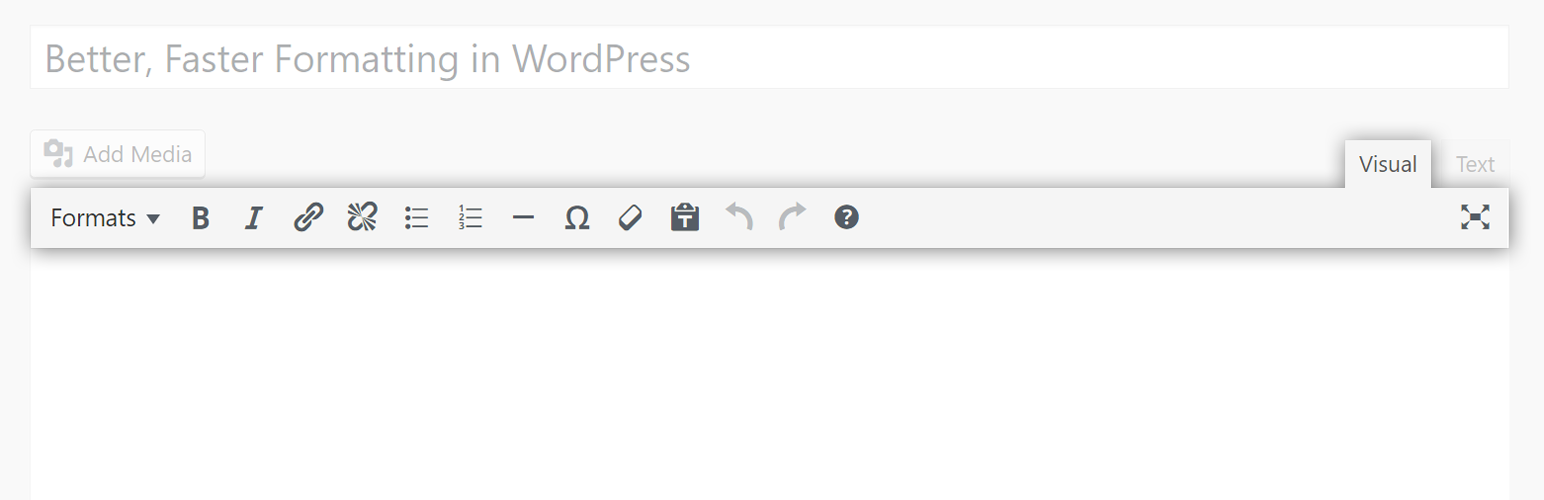
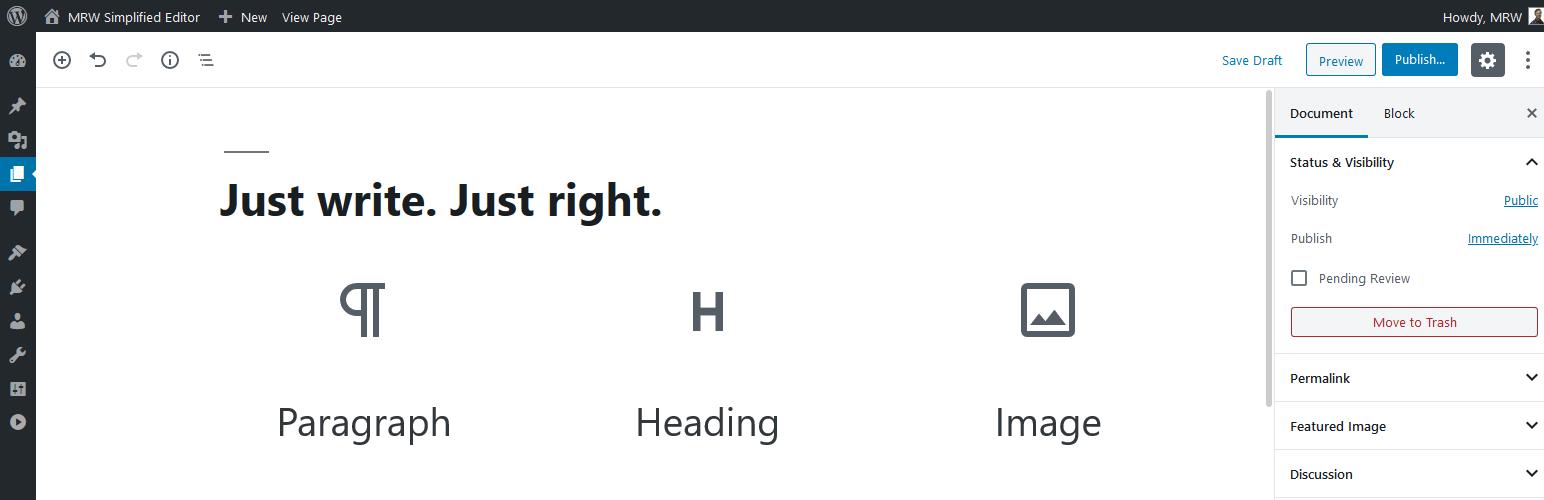
Comparing the layer stacks of the two 1544 x 500 images. Changes:
added group "Block Editor" with 5 layers above "Classic Editor" over (x1=0, y1=0, x2=1544, y2=500)
added layer "Layer 5" in group "Block Editor" over (x1=60, y1=0, x2=845, y2=29)
added layer "Paragraph" in group "Block Editor" over (x1=280, y1=283, x2=449, y2=445)
added layer "Heading" in group "Block Editor" over (x1=638, y1=292, x2=777, y2=445)
added layer "Image" in group "Block Editor" over (x1=998, y1=283, x2=1101, y2=445)
added layer "Layer 4" in group "Block Editor" over (x1=0, y1=0, x2=1544, y2=500)
added group "Classic Editor" with 3 layers over (x1=0, y1=0, x2=1544, y2=500)
moved "Layer 2" into group "Classic Editor" over (x1=31, y1=140, x2=1509, y2=248)
moved "Layer 1" into group "Classic Editor" over (x1=0, y1=0, x2=1544, y2=500)
moved "Layer 3" into group "Classic Editor" over (x1=0, y1=0, x2=1544, y2=500)
